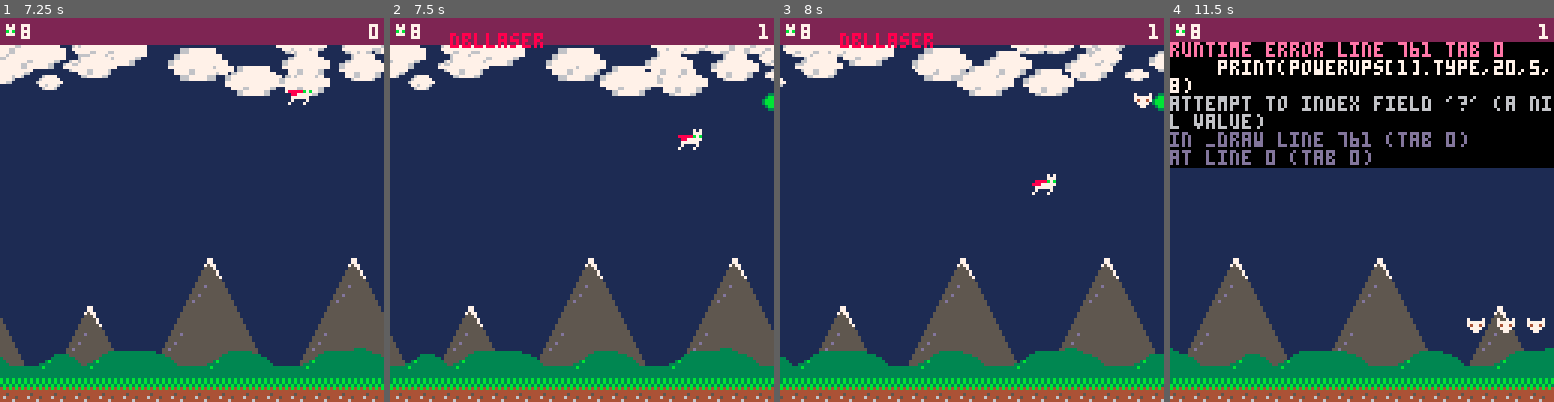
Above: before the commit, frames 1-4 (left to right).
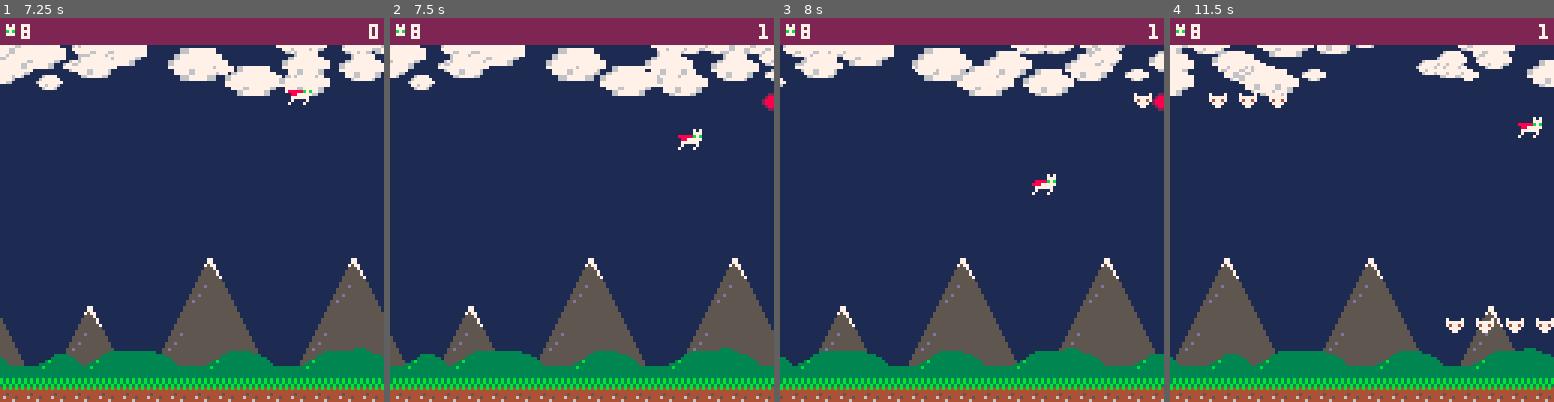
Above: after the commit, the same moments.

Repository: zothynine/picoheads
Game: PICO-8 cartridge catfight.p8
The game is run twice, just before and just after one commit, with the same random seed, the same clock (stepped at 60 frames per second) and the same inputs.
Inputs:
- Up to frame 1 (7.25 s): tap Down at 0.7 s; tap X (X key) at 1.43, 2.07, 2.82, 3.57, 4.32, 5.07, 5.82, 6.57 s; hold Up 1.97-2.63 s; hold Right 2.68-3.02 s; hold Down 3.07-3.73 s; hold Left 3.78-4.12 s; hold Up 4.17-4.5 s; hold Left 4.55-5.05 s; hold Right 5.1-5.93 s; hold Up 5.98-6.65 s; hold Right 6.7-7.03 s; hold Down from 7.08 s (still down)
- Up to frame 2 (7.5 s): keep holding Down; tap X (X key) at 7.32 s
- Up to frame 3 (8 s): release Down at 7.75 s; hold Left from 7.8 s (still down)
- Up to frame 4 (11.5 s): tap X (X key) every 0.75 s from 8.07 to 11.07 s; release Left at 8.13 s; hold Up 8.18-8.52 s; hold Left 8.57-9.07 s; hold Right 9.12-9.95 s; hold Up 10-10.67 s; hold Right 10.72-11.05 s; hold Down from 11.1 s (still down)

Frame 1 is identical in both runs. In frame 2, 0.6% of the frame differs, in the area x 15-100%, y 3-25%; in frame 3, 0.6%; in frame 4, 38%, in the area x 0-100%, y 6-100%.
Error before the commit: runtime error line 761 tab 0; print(powerups[1].type,20,5,8); attempt to index field '?' (a nil value)

Commit message:
Episode 19

Diff:
--- a/catfight.p8
+++ b/catfight.p8
@@ -38,7 +38,8 @@
   }
 
   powerups_defs={
-    {type="dbllaser",sx=28,sy=0,w=6,h=6},
+    {cat="shot", type="dbllaser",sx=28,sy=0,w=6,h=6},
+    {cat="shield", type="common",sx=34,sy=0,w=6,h=6,r=8,lt=3}
   }
 
   powerups={}
@@ -57,7 +58,8 @@
     cape={9,10,13},
     pwrups={},
     cooldwn=900,
-    cdtim=900
+    cdtim=900,
+    hitbox={}
   }
 
   shots={}
@@ -330,6 +332,13 @@
 end
 
 function move_ascii()
+  ascii.hitbox={
+    x=ascii.x,
+    y=ascii.y,
+    w=ascii.w,
+    h=ascii.h
+  }
+
   if btn(0) then
     --links ⬅️
     ascii.x=mid(0,ascii.x-1,127)
@@ -345,9 +354,15 @@
   end
 end
 
+function get_powerup(_cat)
+  for i=1,#ascii.pwrups do
+    if (ascii.pwrups[i].cat==_cat) return ascii.pwrups[i]
+  end
+end
+
 function shoot()
-  if #ascii.pwrups>0
-      and ascii.pwrups[1].type=="dbllaser" then
+  local _p = get_powerup("shot")
+  if _p and _p.type=="dbllaser" then
     add(ascii.shots,{
       x=ascii.x+6,
       y=ascii.y+1,
@@ -375,9 +390,10 @@
 end
 
 function spawn_pwrup(_x, _y)
-  local _chance=rnd(101) < 90
-  local _p=shallowcopy(powerups_defs[1],true)
-  powerupdebug=powerups_defs[1]
+  local _chance=rnd(101) < 100
+  local _i=ceil(rnd(#powerups_defs))
+  local _p=shallowcopy(powerups_defs[_i],true)
+  powerupdebug=powerups_defs[_i]
   _p.x=_x
   _p.y=_y
   if _chance then
@@ -420,7 +436,7 @@
     -- delete shot when out of bounds
     if (_x+_shot.w<0) del(shots,_shot)
 
-    if collision(_shot,ascii) then
+    if collision(_shot,ascii.hitbox) then
       ascii_hit()
       del(shots,_shot)
       sfx(1)
@@ -544,7 +560,7 @@
         end
       end
 
-      if collision(_e,ascii) then
+      if collision(_e,ascii.hitbox) then
         ascii_hit()
       end
 
@@ -562,7 +578,12 @@
 end
 
 function ascii_hit()
-  if not ascii.collided then
+  local _shield=get_powerup("shield")
+  if _shield and not ascii.collided then
+    _shield.lt-=1
+    ascii.collided=true
+    if (_shield.lt==0) del(ascii.pwrups,_shield)
+  elseif not ascii.collided then
     ascii.lives-=1
     ascii.collided=true
   end
@@ -632,6 +653,9 @@
     local _p=powerups[i]
     if collision(ascii,_p) then
       iscollided=true
+      for i=#ascii.pwrups,1,-1 do
+        if (ascii.pwrups[i].cat==_p.cat) del(ascii.pwrups,ascii.pwrups[i])
+      end
       add(ascii.pwrups,_p)
       del(powerups,_p)
     end
@@ -714,6 +738,18 @@
   end
   pal()
   palt()
+
+  --powerups
+  local _shield=get_powerup("shield")
+  if _shield then
+    ascii.hitbox={
+      x=ascii.x+(ascii.w/2)-_shield.r,
+      y=ascii.y+(ascii.h/2)-_shield.r,
+      w=_shield.r*2,
+      h=_shield.r*2
+    }
+    circ(ascii.x+(ascii.w/2),ascii.y+(ascii.h/2),_shield.r,7)
+  end
 end
 
 function draw_map()
@@ -729,7 +765,7 @@
 end
 
 function draw_pwrups(_p)
-  sspr(28,0,_p.w,_p.h,_p.x,_p.y)
+  sspr(_p.sx,_p.sy,_p.w,_p.h,_p.x,_p.y)
 end
 
 function draw_game()
@@ -760,9 +796,6 @@
   draw_shots()
   draw_infobar()
   foreach(powerups, draw_pwrups)
-  if powerupdebug then
-    print(powerups[1].type,20,5,8)
-  end
 end
 -->8
 --game over
@@ -826,12 +859,12 @@
   end
 end
 __gfx__
-00000000000007075000057000070033000000000000000000000000000000000000000000000000000000000000000000000000000000000000000000000000
-00000000dd00077755555577777703bb300000000000000000000000000000000000000000000000000000000000000000000000000000000000000000000000
-00700700a8888b7b5855857477473bbbb30000000000000000000000000000000000000000000000000000000000000000000000000000000000000000000000
-00077000988777770555500777703bbbb30000000000000000000000000000000000000000000000000000000000000000000000000000000000000000000000
-000770000777777000550000770003bb300000000000000000000000000000000000000000000000000000000000000000000000000000000000000000000000
-00700700070000700000000000000033000000000000000000000000000000000000000000000000000000000000000000000000000000000000000000000000
+00000000000007075000057000070022000066000000000000000000000000000000000000000000000000000000000000000000000000000000000000000000
+00000000dd0007775555557777770288200677600000000000000000000000000000000000000000000000000000000000000000000000000000000000000000
+00700700a8888b7b5855857477472888826777760000000000000000000000000000000000000000000000000000000000000000000000000000000000000000
+00077000988777770555500777702888826777760000000000000000000000000000000000000000000000000000000000000000000000000000000000000000
+00077000077777700055000077000288200677600000000000000000000000000000000000000000000000000000000000000000000000000000000000000000
+00700700070000700000000000000022000066000000000000000000000000000000000000000000000000000000000000000000000000000000000000000000
 00000000700007000000000000000000000000000000000000000000000000000000000000000000000000000000000000000000000000000000000000000000
 00000000000000000000000000000000000000000000000000000000000000000000000000000000000000000000000000000000000000000000000000000000
 00677770000000000000000000000000000000000000000000000000000000000000000000000000000000000000000000000000000000000000000000000000
